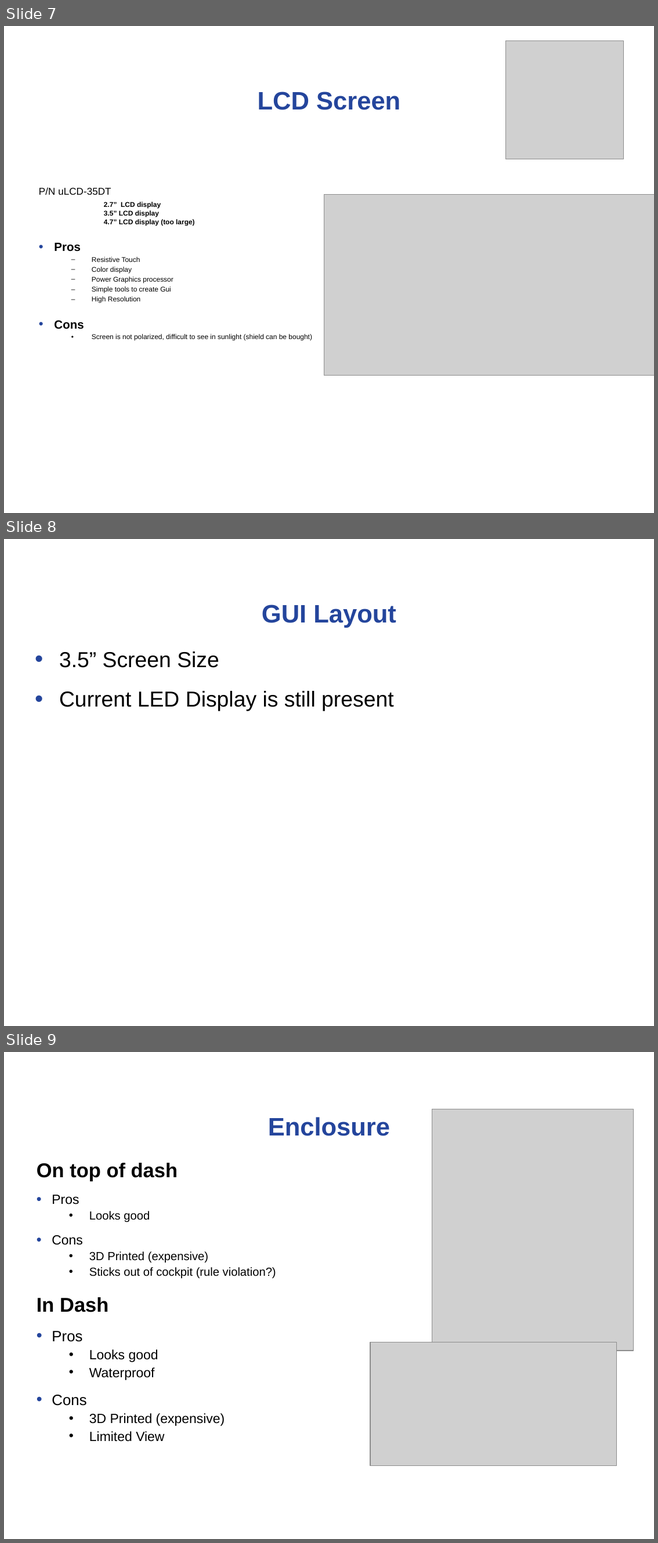
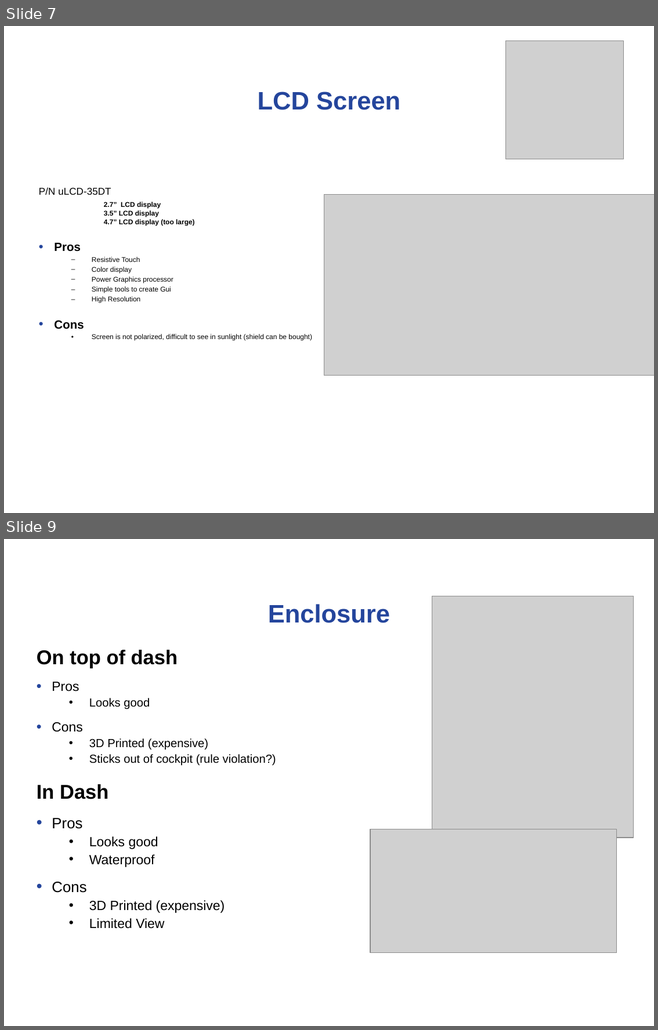
Before and after one commit to noahterickson/DigitalDash, a slide deck: Proposal/Project Proposal.ppt. Shown one above the other, each under a label of ours: slides 7, 8 and 9 before the commit, slides 7 and 9 after it; the slides between them are not shown. The pictures are 658x1543 and 658x1030 pixels, drawn with LibreOffice and Linux fonts; fonts in the diff are those of the drawing; grey boxes stand for pictures; background and template pictures are left out. Boxes give left, top, right and bottom in pixels: in the first picture for what was removed or moved away, otherwise in the second. Text is boxed around its words. In the diff, an @@ line names an element or a change of style, - is before the commit and + after.

```diff
--- a/Proposal/Project Proposal.ppt
+++ b/Proposal/Project Proposal.ppt
@@ slide 8 removed at (4, 539, 654, 1026), background #FFFFFF @@
@@ title removed at (262, 605, 396, 628) @@
-GUI Layout
@@ text removed at (59, 652, 394, 711) @@
-• 3.5” Screen Size
-• Current LED Display is still present
```
Also in this commit, not shown: 1 slide changed, 3 slides added, 1 other slide removed.
